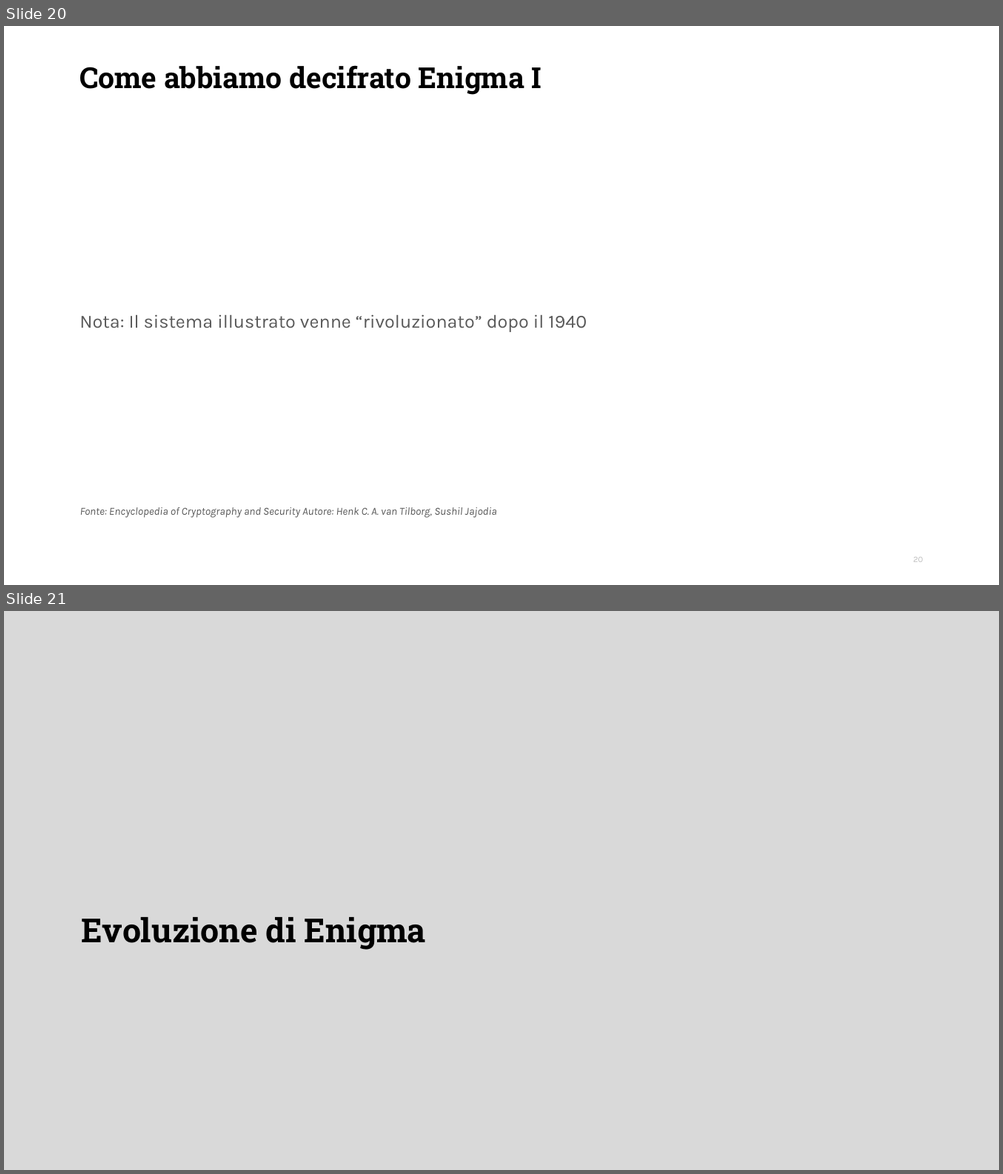
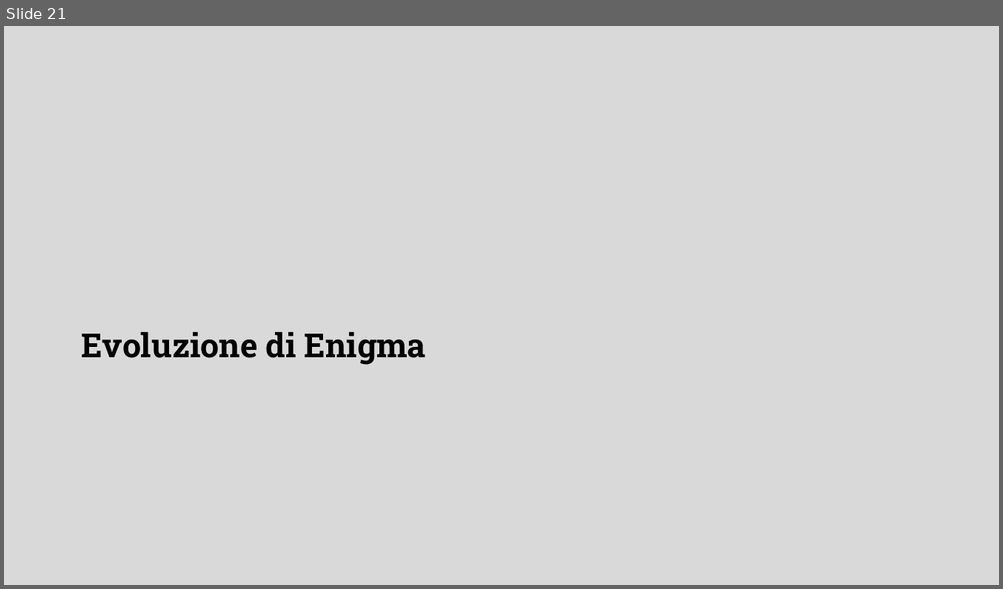
Before and after one commit to DanieleFerretti03/tesi-enigma, a slide deck: presentazione.odp. Shown one above the other, each under a label of ours: slides 20 and 21 before the commit, slide 21 after it. The pictures are 1003x1174 and 1003x589 pixels, drawn with LibreOffice and Linux fonts; fonts in the diff are those of the drawing; background and template pictures are left out. Boxes give left, top, right and bottom in pixels: in the first picture for what was removed or moved away, otherwise in the second. Text is boxed around its words. In the diff, an @@ line names an element or a change of style, - is before the commit and + after.

```diff
--- a/presentazione.odp
+++ b/presentazione.odp
@@ slide 20 removed at [4,26,999,585], background #FFFFFF @@
@@ title removed at [79,65,542,95] @@
-Come abbiamo decifrato Enigma I
@@ text removed at [79,315,586,332] @@
-Nota: Il sistema illustrato venne “rivoluzionato” dopo il 1940
@@ text removed at [80,508,497,518] @@
-Fonte: Encyclopedia of Cryptography and Security Autore: Henk C. A. van Tilborg, Sushil Jajodia
@@ page number removed at [913,557,922,562] @@
-20
```
Also in this commit, not shown: 2 slides changed, 1 slide added, 1 other file.
